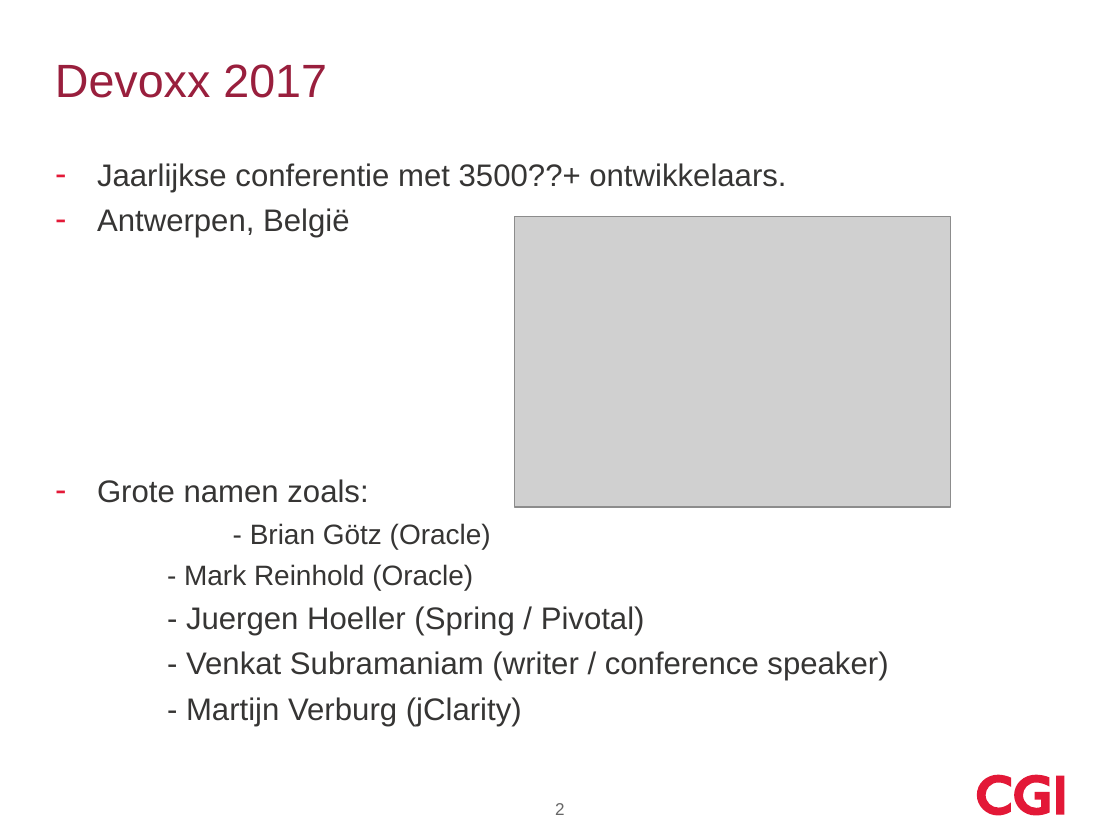
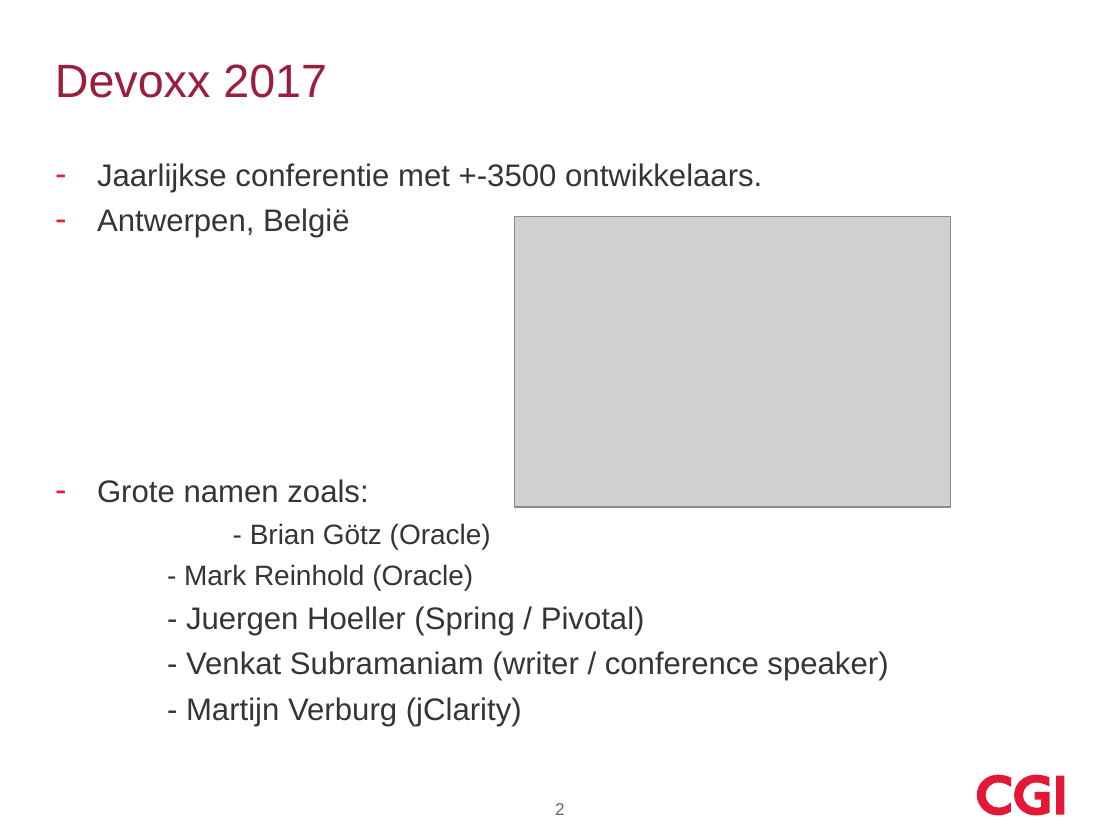
Before and after one commit to koosdrost/GeneralDir, a slide deck: slide 2 of devoxx_2017.pptx. Drawn at 1120x840 pixels with LibreOffice and Linux fonts; fonts in the diff are those of the drawing; grey boxes stand for pictures; background and template pictures are left out. Boxes give left, top, right and bottom in pixels: in the first picture for what was removed or moved away, otherwise in the second. Text is boxed around its words. In the diff, an @@ line names an element or a change of style, - is before the commit and + after.

Commit message:
afronden

```diff
--- a/devoxx_2017.pptx
+++ b/devoxx_2017.pptx
@@ text at bbox=[97, 163, 762, 192]: text changed @@
-– Jaarlijkse conferentie met 3500??+ ontwikkelaars.
+– Jaarlijkse conferentie met +-3500 ontwikkelaars.
```
